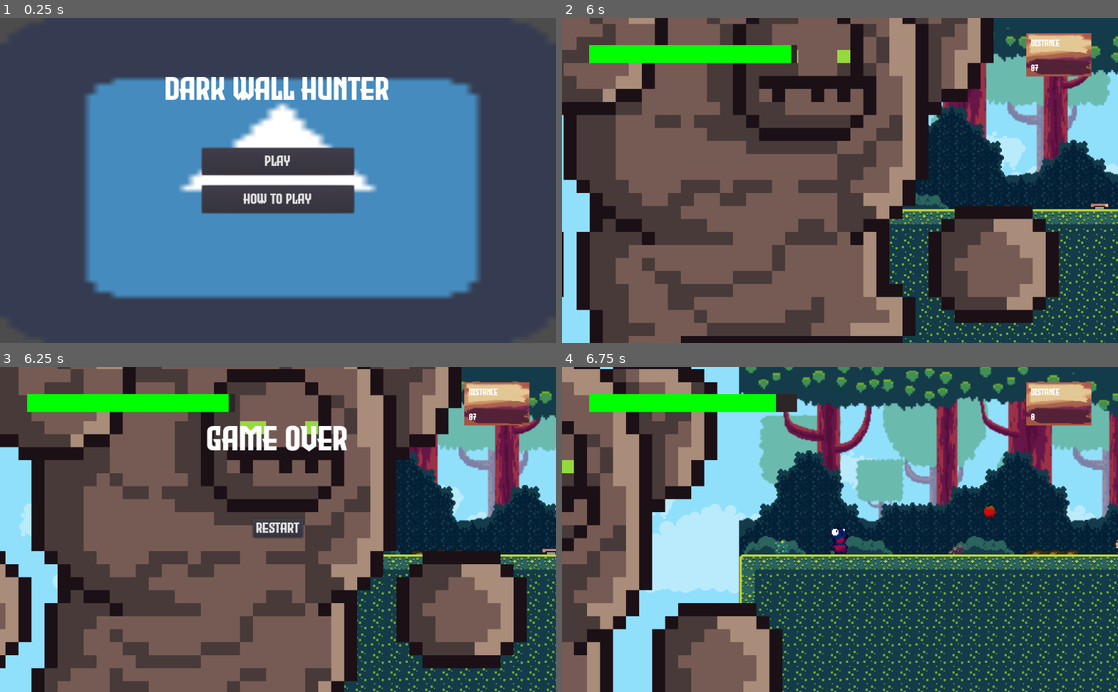
Above: before the commit, frames 1-4 (two rows, left to right).
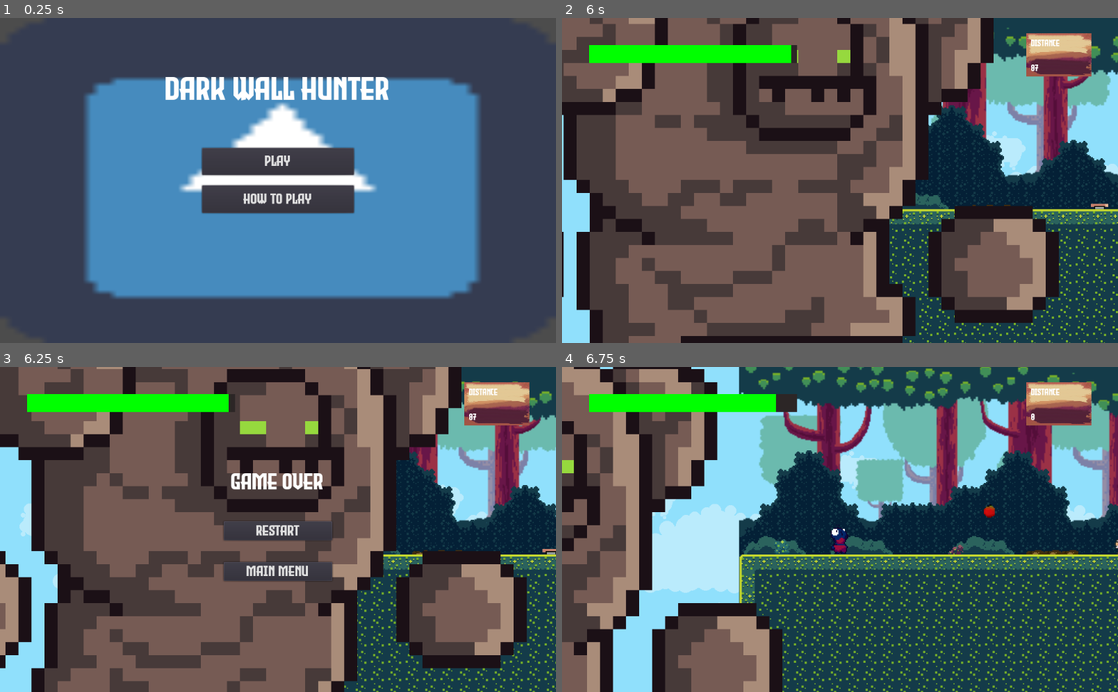
Above: after the commit, the same moments.

Repository: bosskab123/godot-wild-jam-36
Game: Godot game, scene res://scenes/uis/MainMenuUI.tscn
Same seed, same stepped clock (60 frames per second), same inputs: the game is played once before the commit and once after it. The engine's default icon, where the game draws it, is replaced by a stand-in: a white triangle on a blue panel in a dark square. Sound files missing from this copy of the repository are replaced by a short silence.
Inputs:
- Up to frame 1 (0.25 s): no input
- Up to frame 2 (6 s): click "Play" at 0.5 s; hold D (move_right) 1.28-2.03 s; tap Y (next_chunk) every 1.5 s from 1.35 to 5.85 s; tap W (jump) at 1.52, 2.27, 3.77, 4.52, 5.27 s; hold A (move_left) 2.03-2.78 s; tap T (previous_chunk) at 2.1, 3.6, 5.1 s; hold D (move_right) 2.78-4.28 s; hold A (move_left) from 4.28 s (still down)
- Up to frame 3 (6.25 s): keep holding A (move_left)
- Up to frame 4 (6.75 s): release A (move_left) at 6.5 s; click "Restart" at 6.5 s

Frames 1-2 are identical in both runs. In frame 3, 3.4% of the frame differs, in the area x 37-63%, y 17-67%; in frame 4, nothing differs.

Commit message:
Update endgame ui

Diff:
--- a/scenes/uis/EndGameUI.gd
+++ b/scenes/uis/EndGameUI.gd
@@ -3,3 +3,7 @@
 func _on_RestartButton_pressed():
 	GameManager.emit_signal("game_start")
 	queue_free()
+
+
+func _on_MainMenuButton_pressed():
+	get_tree().change_scene("res://scenes/uis/MainMenuUI.tscn")
--- a/scenes/uis/EndGameUI.tscn
+++ b/scenes/uis/EndGameUI.tscn
@@ -1,13 +1,17 @@
-[gd_scene load_steps=5 format=2]
+[gd_scene load_steps=6 format=2]
 
 [ext_resource path="res://assets/fonts/EvilEmpire-4BBVK.ttf" type="DynamicFontData" id=1]
 [ext_resource path="res://scenes/uis/EndGameUI.gd" type="Script" id=2]
 
 [sub_resource type="DynamicFont" id=1]
-size = 64
+size = 42
 font_data = ExtResource( 1 )
 
 [sub_resource type="DynamicFont" id=2]
+size = 27
+font_data = ExtResource( 1 )
+
+[sub_resource type="DynamicFont" id=3]
 size = 27
 font_data = ExtResource( 1 )
 
@@ -17,34 +21,49 @@
 
 [node name="Title" type="Label" parent="."]
 anchor_left = 0.5
+anchor_top = 0.5
 anchor_right = 0.5
-margin_left = -130.5
-margin_top = 100.0
-margin_right = 130.5
-margin_bottom = 168.0
+anchor_bottom = 0.5
+margin_left = -442.0
+margin_top = -110.195
+margin_right = 442.0
+margin_bottom = -42.1952
+rect_pivot_offset = Vector2( 1063.69, 30.6633 )
 custom_fonts/font = SubResource( 1 )
 text = "Game Over"
+align = 1
 __meta__ = {
 "_edit_use_anchors_": false
 }
 
-[node name="Menu" type="VBoxContainer" parent="."]
+[node name="VBoxContainer" type="VBoxContainer" parent="."]
 anchor_left = 0.5
 anchor_top = 0.5
 anchor_right = 0.5
 anchor_bottom = 0.5
-margin_left = -46.0
-margin_top = -20.0
-margin_right = 46.0
-margin_bottom = 20.0
+margin_left = -100.0
+margin_top = -178.728
+margin_right = 100.0
+margin_bottom = 261.272
+custom_constants/separation = 40
+alignment = 1
 __meta__ = {
 "_edit_use_anchors_": false
 }
 
-[node name="RestartButton" type="Button" parent="Menu"]
-margin_right = 92.0
-margin_bottom = 35.0
+[node name="RestartButton" type="Button" parent="VBoxContainer"]
+margin_top = 165.0
+margin_right = 200.0
+margin_bottom = 200.0
 custom_fonts/font = SubResource( 2 )
 text = "Restart"
 
-[connection signal="pressed" from="Menu/RestartButton" to="." method="_on_RestartButton_pressed"]
+[node name="MainMenuButton" type="Button" parent="VBoxContainer"]
+margin_top = 240.0
+margin_right = 200.0
+margin_bottom = 275.0
+custom_fonts/font = SubResource( 3 )
+text = "main menu"
+
+[connection signal="pressed" from="VBoxContainer/RestartButton" to="." method="_on_RestartButton_pressed"]
+[connection signal="pressed" from="VBoxContainer/MainMenuButton" to="." method="_on_MainMenuButton_pressed"]
